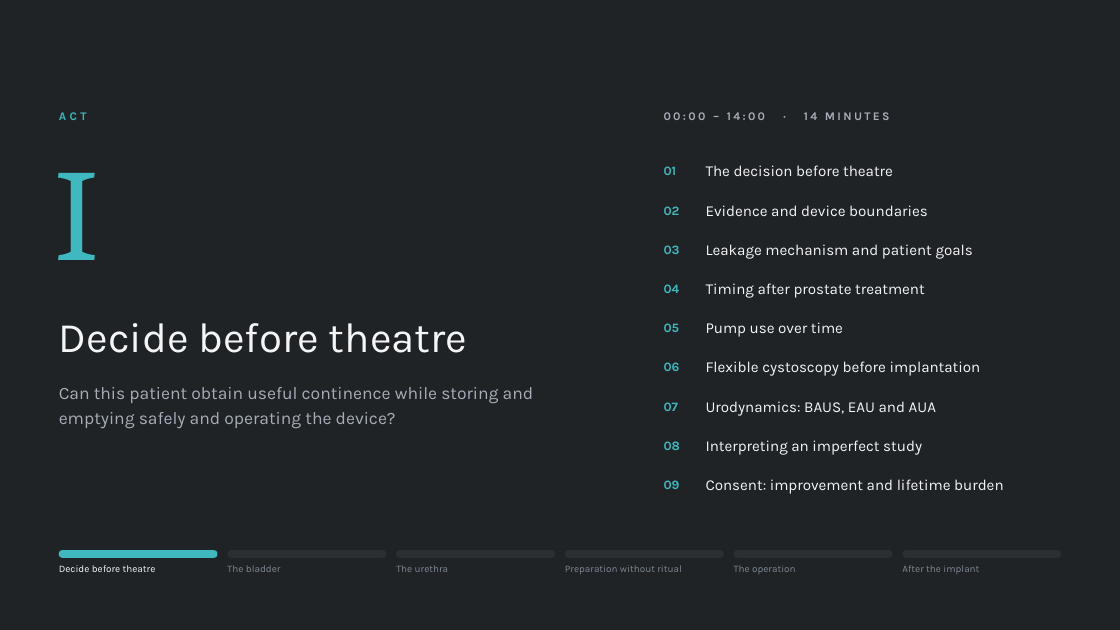
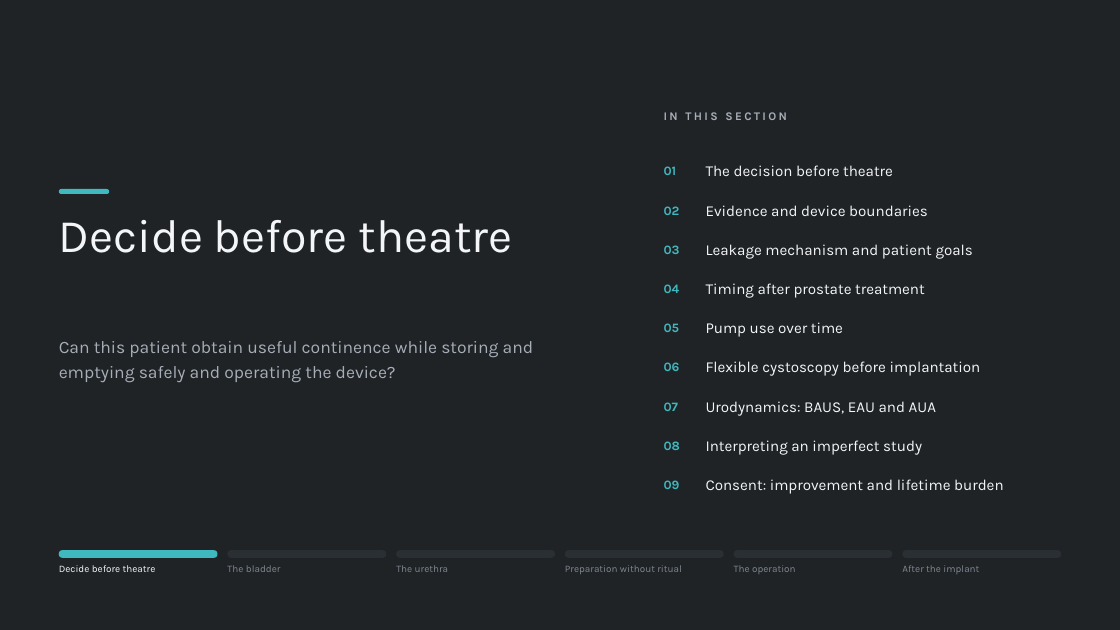
Before and after one commit to nityjr-ctrl/aus-presentation, a slide deck: slide 2 of presentation/AUS-teaching-deck.pptx. Drawn at 1120x630 pixels with LibreOffice and Linux fonts; fonts in the diff are those of the drawing. Boxes give left, top, right and bottom in pixels: in the first picture for what was removed or moved away, otherwise in the second. Text is boxed around its words. In the diff, an @@ line names an element or a change of style, - is before the commit and + after.

```diff
--- a/presentation/AUS-teaching-deck.pptx
+++ b/presentation/AUS-teaching-deck.pptx
@@ text removed at bbox=[59, 112, 87, 120] @@
-ACT
@@ text at bbox=[664, 112, 787, 120]: text changed @@
-00:00 – 14:00 · 14 MINUTES
+IN THIS SECTION
@@ text removed at bbox=[55, 173, 100, 260] @@
-I
@@ text "Decide before theatre": place and size @@
-text "Decide before theatre" at bbox=[59, 323, 467, 353]
+text "Decide before theatre" at bbox=[59, 220, 513, 253]
@@ text "Decide before theatre" at bbox=[59, 220, 513, 253]: size 36 to 40 pt; vertical alignment middle to top @@
@@ rounded rectangle added at bbox=[59, 189, 109, 194], fill #3FB8BF @@
@@ text "Can this patient obtain useful ...": place and size @@
-text "Can this patient obtain useful ..." at bbox=[59, 387, 534, 428]
+text "Can this patient obtain useful ..." at bbox=[59, 341, 534, 382]
```
Also in this commit, not shown: 50 other slides changed, 10 other files.
